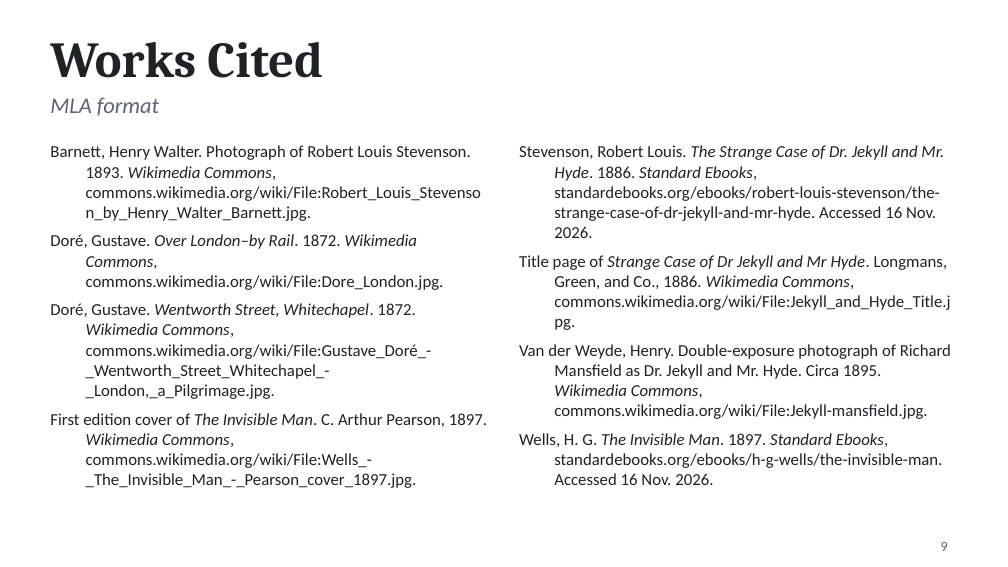
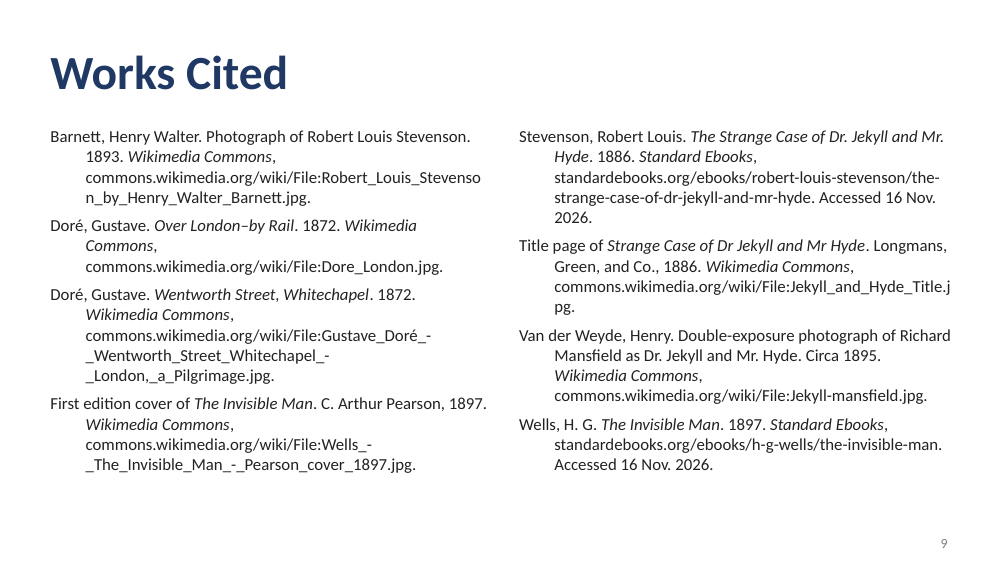
Before and after one commit to mugen123123/Mugen123123, a slide deck: slide 9 of Homework/English_Jekyll_Hyde_Adaptation_Presentation/Presentations/Jekyll_Hyde_vs_Invisible_Man_Presentation.pptx. Drawn at 1008x567 pixels with LibreOffice and Linux fonts; fonts in the diff are those of the drawing. Boxes give left, top, right and bottom in pixels: in the first picture for what was removed or moved away, otherwise in the second. Text is boxed around its words. In the diff, an @@ line names an element or a change of style, - is before the commit and + after.

```diff
--- a/Homework/English_Jekyll_Hyde_Adaptation_Presentation/Presentations/Jekyll_Hyde_vs_Invisible_Man_Presentation.pptx
+++ b/Homework/English_Jekyll_Hyde_Adaptation_Presentation/Presentations/Jekyll_Hyde_vs_Invisible_Man_Presentation.pptx
@@ title "Works Cited": place and size @@
-title "Works Cited" at bbox=[50, 42, 323, 78]
+title "Works Cited" at bbox=[50, 55, 288, 90]
@@ title "Works Cited" at bbox=[50, 55, 288, 90]: size 36 to 34 pt, font Cambria to Calibri, text colour #1E2229 to #1F3864 @@
@@ text removed at bbox=[50, 97, 159, 116] @@
-MLA format
@@ text "Barnett, Henry Walter. Photograph of ...": place and size @@
-text "Barnett, Henry Walter. Photograph of ..." at bbox=[50, 145, 487, 488]
+text "Barnett, Henry Walter. Photograph of ..." at bbox=[50, 130, 487, 473]
@@ text "Barnett, Henry Walter. Photograph of ..." at bbox=[50, 130, 487, 473]: text colour #1E2229 to #222222 @@
@@ text "Stevenson, Robert Louis. The Strange ..." at bbox=[519, 130, 951, 470]: text colour #1E2229 to #222222 @@
@@ text "Stevenson, Robert Louis. The Strange ...": place and size @@
-text "Stevenson, Robert Louis. The Strange ..." at bbox=[519, 145, 951, 485]
+text "Stevenson, Robert Louis. The Strange ..." at bbox=[519, 130, 951, 470]
@@ page number at bbox=[941, 539, 948, 548]: text colour #5B6472 to #7F7F7F @@
```
Also in this commit, not shown: 8 other slides changed, 2 other files.
